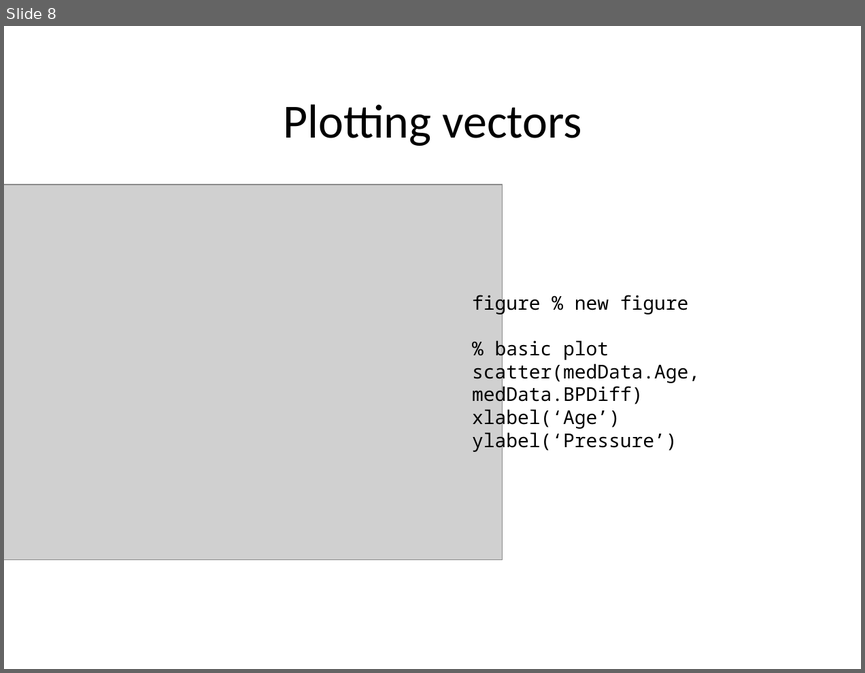
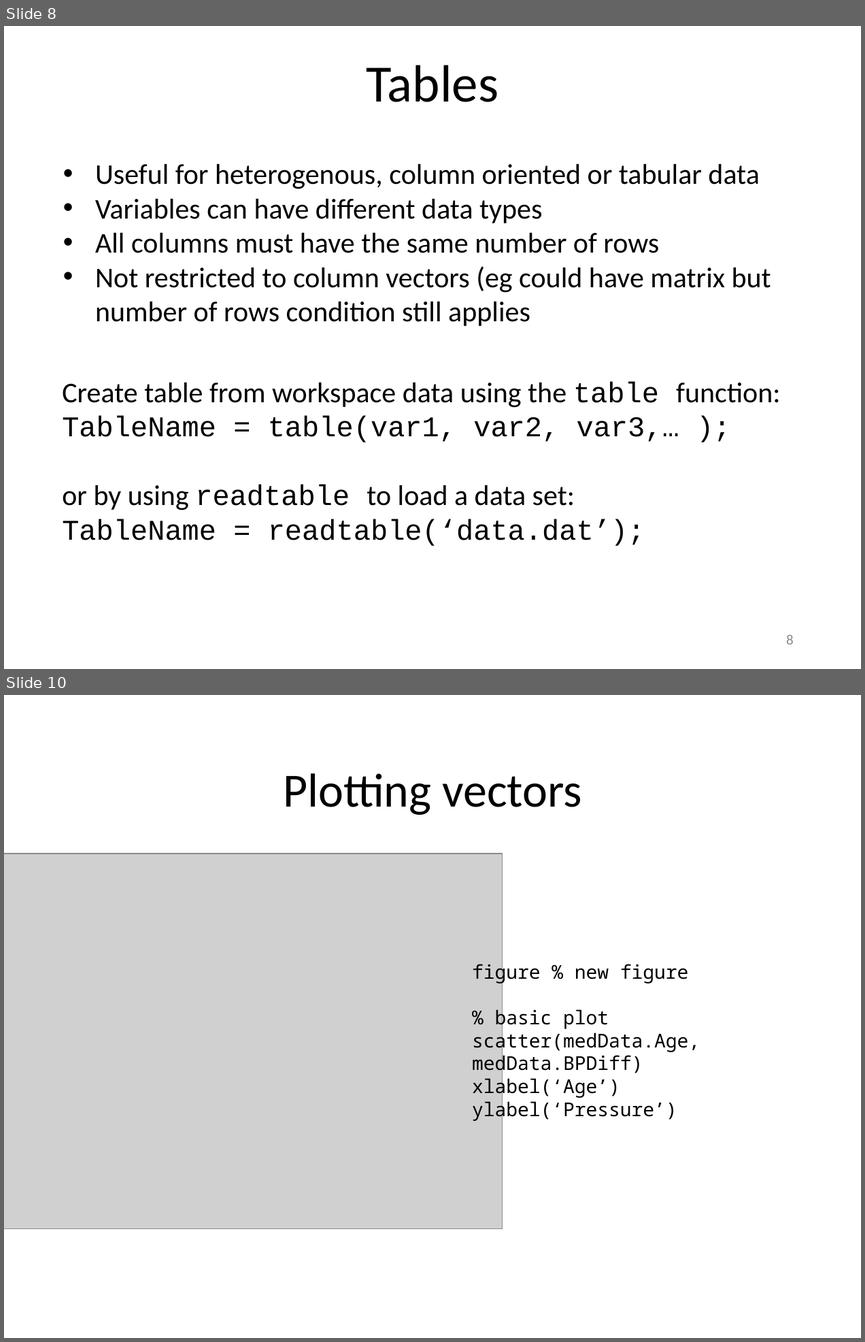
Before and after one commit to louisepb/Nottingham_Workshop, a slide deck: InstructorMaterials/Best Practices for Software Development using MATLAB.pptx. Shown one above the other, each under a label of ours: slide 8 before the commit, slides 8 and 10 after it; the slides between them are not shown. The pictures are 865x673 and 865x1342 pixels, drawn with LibreOffice and Linux fonts; fonts in the diff are those of the drawing; grey boxes stand for pictures. Boxes give left, top, right and bottom in pixels: in the first picture for what was removed or moved away, otherwise in the second. Text is boxed around its words. In the diff, an @@ line names an element or a change of style, - is before the commit and + after.

```diff
--- a/InstructorMaterials/Best Practices for Software Development using MATLAB.pptx
+++ b/InstructorMaterials/Best Practices for Software Development using MATLAB.pptx
@@ slide 8 added at <box>4,26,861,669</box>, background #FFFFFF @@
@@ title added at <box>366,65,498,102</box>, 44 pt, text #000000 @@
+Tables
@@ text added at <box>95,163,771,326</box>, 24 pt, text #000000 @@
+• Useful for heterogenous, column oriented or tabular data
+• Variables can have different data types
+• All columns must have the same number of rows
+• Not restricted to column vectors (eg could have matrix but number of rows condition still applies
@@ text added at <box>62,382,780,546</box>, 24 pt, text #000000 @@
+Create table from workspace data using the table function:
+TableName = table(var1, var2, var3,… );
+or by using readtable to load a data set:
+TableName = readtable(‘data.dat’);
@@ page number added at <box>786,635,793,644</box>, 12 pt, text #8C8C8C @@
+8
@@ what was slide 8 is now slide 10 @@
```
Also in this commit, not shown: 3 slides changed, 12 other slides added, 4 slides removed.
